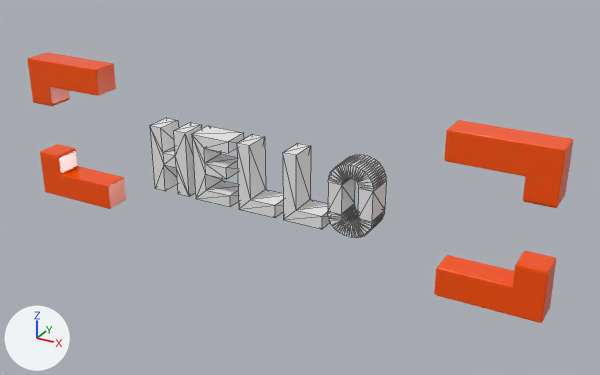
The glTF model public/hero_model/scene.gltf, before and after one commit.
Rendered twice from a 50 mm camera at (0.208, -0.337, 0.207) aimed at (0.019, 0.006, 0.035). Lighting does not change. The marker at lower left points along +X, +Y and +Z. Mesh edges are drawn as thin lines on the coarser meshes. Where no turn or scale is listed for an object, it has been applied to the vertices.

Names of what the first picture shows: '3D Text 2 - E', '3D Text 2 - H', '3D Text 2 - L', '3D Text 2 - L.001', '3D Text 2 - O', 'Angle bas-droit 4', 'Angle bas-gauche 2', 'Angle haut-droit 2', 'Angle haut-gauche 2'.
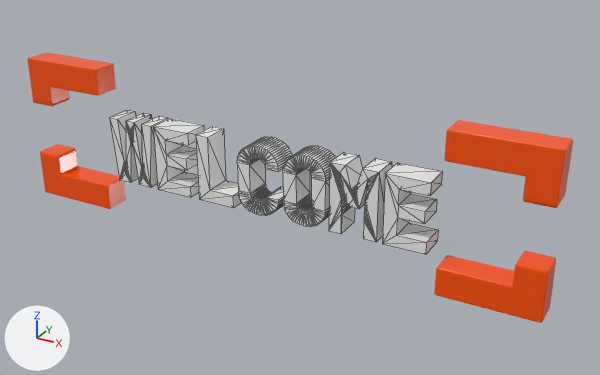
Where the change shows, as pixel boxes [x1, y1, x2, y2] in the pictures (600 x 375 px):
'3D Text 2 - O', moved: before [328, 155, 386, 238]; after [283, 146, 336, 227]
'3D Text 2 - E', moved: before [192, 126, 244, 207]; after [153, 119, 204, 197]
'3D Text 2 - L', moved: before [237, 134, 283, 218]; after [196, 127, 242, 208]
'3D Text 2 - E.001', added: after [382, 163, 443, 254]
'3D Text 2 - M', added: after [329, 152, 392, 242]
'3D Text 2 - H', deleted: before [150, 118, 202, 197]
'3D Text 2 - W', added: after [109, 110, 168, 188]
'3D Text 2 - C', added: after [237, 137, 292, 215]
'3D Text 2 - L.001', deleted: before [283, 143, 330, 229]

Edits to the bpy script that builds the scene:
```text
Add me_mesh_9:
    me_mesh_9.from_pydata(...)  # 146 vertices, 288 faces; spans x 0.0021..0.0277, y -0.015..0.0, z 0.0..0.0365
    me_mesh_9.materials.append(mat_promenade_4)  # white #efefef
Add me_mesh_7_1:
    me_mesh_7_1.from_pydata(...)  # 208 vertices, 412 faces; spans x 0.003..0.0272, y -0.015..0.0, z -0.0005..0.037
    me_mesh_7_1.materials.append(mat_promenade_4)  # white #efefef
Add me_mesh_4_1:
    me_mesh_4_1.from_pydata(...)  # 206 vertices, 408 faces; spans x 0.0005..0.0293, y -0.015..0.0, z 0.0..0.0365
    me_mesh_4_1.materials.append(mat_promenade_4)  # white #efefef
Remove ob_3d_text_2___h:
    ob_3d_text_2___h = bpy.data.objects.new('3D Text 2 - H', me_mesh_4)
    ob_3d_text_2___h.location = (-0.0676, 0.0073, 0.022)
Change ob_3d_text_2___e:
    ob_3d_text_2___e.location: (-0.0408, 0.0073, 0.022) -> (-0.0659, 0.0073, 0.022)
Change ob_3d_text_2___l:
    ob_3d_text_2___l.location: (-0.014, 0.0073, 0.022) -> (-0.0392, 0.0073, 0.022)
Remove ob_3d_text_2___l_001:
    ob_3d_text_2___l_001 = bpy.data.objects.new('3D Text 2 - L.001', me_mesh_7)
    ob_3d_text_2___l_001.location = (0.0127, 0.0073, 0.022)
Change ob_3d_text_2___o:
    ob_3d_text_2___o.location: (0.0395, 0.0073, 0.022) -> (0.0144, 0.0073, 0.022)
Add ob_3d_text_2___e_001:
    ob_3d_text_2___e_001 = bpy.data.objects.new('3D Text 2 - E.001', me_mesh_5.copy())  # the mesh of ob_3d_text_2___e
    ob_3d_text_2___e_001.location = (0.0679, 0.0073, 0.022)
Add ob_3d_text_2___m:
    ob_3d_text_2___m = bpy.data.objects.new('3D Text 2 - M', me_mesh_9)
    ob_3d_text_2___m.location = (0.0412, 0.0073, 0.022)
Add ob_3d_text_2___c:
    ob_3d_text_2___c = bpy.data.objects.new('3D Text 2 - C', me_mesh_7_1)
    ob_3d_text_2___c.location = (-0.0124, 0.0073, 0.022)
Add ob_3d_text_2___w:
    ob_3d_text_2___w = bpy.data.objects.new('3D Text 2 - W', me_mesh_4_1)
    ob_3d_text_2___w.location = (-0.0927, 0.0073, 0.022)
```
